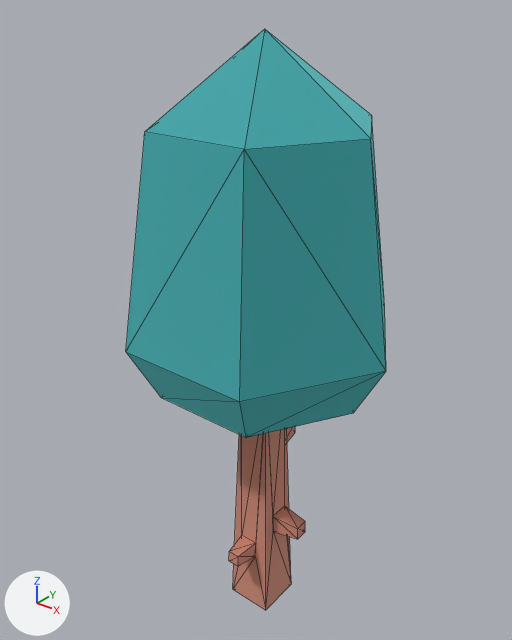
An edit to the glTF model public/models/nf2/nature/tree_default_dark.glb, drawn before and after from the same camera.
One viewpoint serves both versions: a camera (50 mm lens) standing at (1.064, -1.363, 1.766) and looking at (-0.046, 0.026, 0.905). Lighting does not change. The marker at lower left points along +X, +Y and +Z. The first picture is the older version. Mesh edges are drawn as thin lines. Where no turn or scale is listed for an object, it has been applied to the vertices.

The first picture shows 'tree_default_dark'.
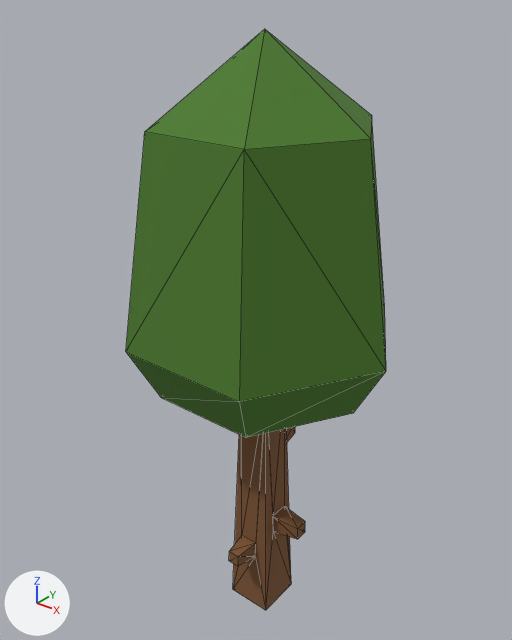
Where the change shows, as pixel boxes (x1, y1, x2, y2) in the pictures (512 x 640 px):
'tree_default_dark', recoloured, surface changed (cyan to dark green)
    both: (126, 29, 386, 610)

The change in detail:
In material 'woodBarkDark' (mat_woodbarkdark), metallic goes from 1.0 to 0.0.
Material 'woodBarkDark' (mat_woodbarkdark) changes colour from beige #e7b5a4 to brown #7d5432; in linear values from (0.8, 0.463, 0.369) to (0.205, 0.0887, 0.0319).
In material 'leafsDark' (mat_leafsdark), metallic goes from 1.0 to 0.0.
Material 'leafsDark' (mat_leafsdark) changes colour from cyan #72d3d5 to dark green #4a7a29; in linear values from (0.169, 0.651, 0.667) to (0.0685, 0.195, 0.0222).
Object 'tmpParent' (ob_tmpparent) is deleted.
